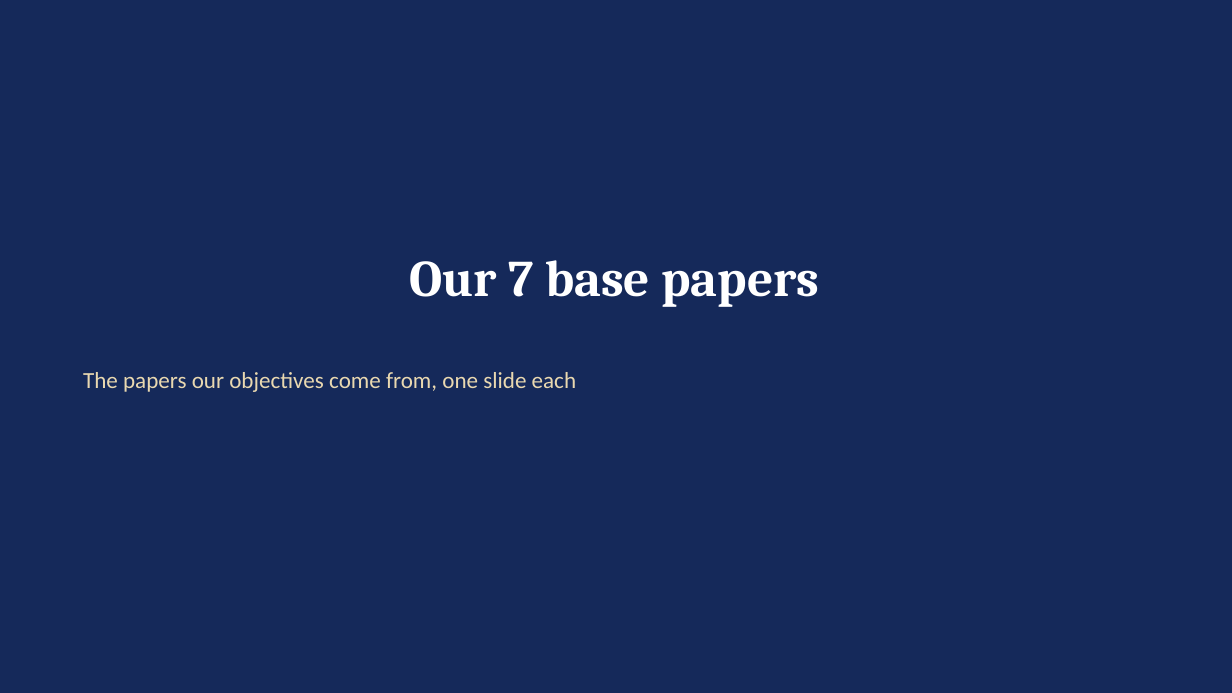
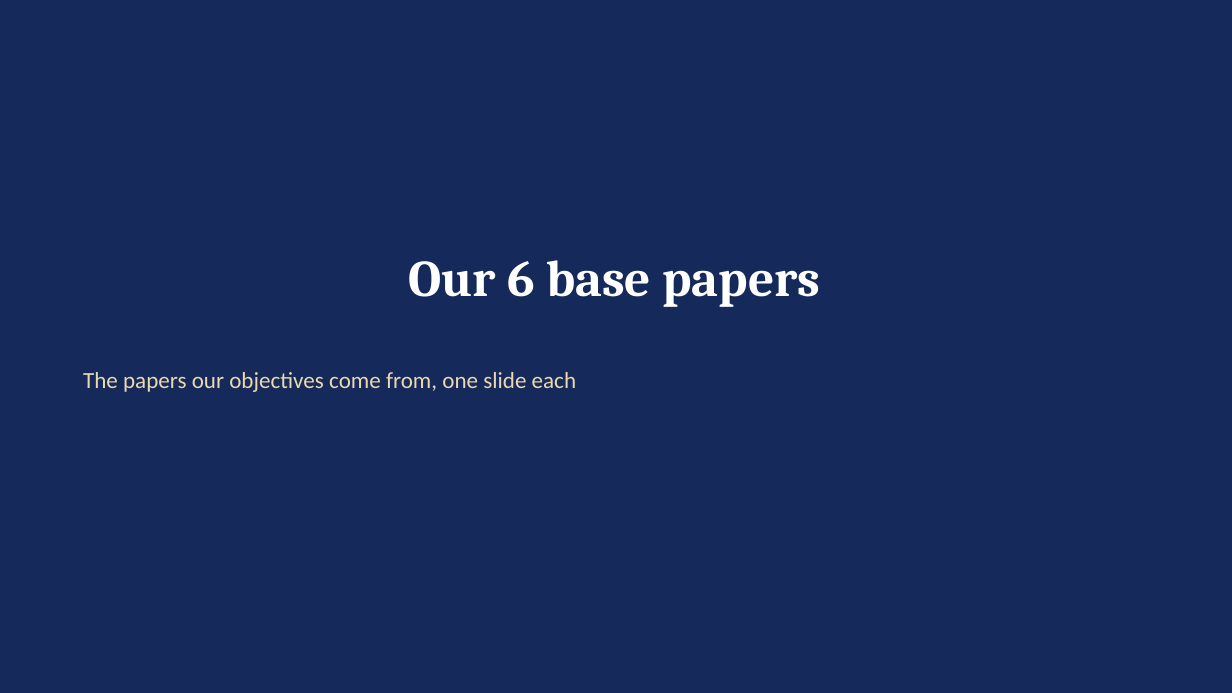
Before and after one commit to ananyac9820/modi-lipi-xai, a slide deck: slide 7 of docs/01_literature_survey/Literature_Review_Presentation.pptx. Drawn at 1232x693 pixels with LibreOffice and Linux fonts; fonts in the diff are those of the drawing. Boxes give left, top, right and bottom in pixels: in the first picture for what was removed or moved away, otherwise in the second. Text is boxed around its words. In the diff, an @@ line names an element or a change of style, - is before the commit and + after.

```diff
--- a/docs/01_literature_survey/Literature_Review_Presentation.pptx
+++ b/docs/01_literature_survey/Literature_Review_Presentation.pptx
@@ title at [408, 260, 821, 307]: text changed @@
-Our 7 base papers
+Our 6 base papers
```
Also in this commit, not shown: 12 other slides changed, 1 slide removed, 10 other files.
